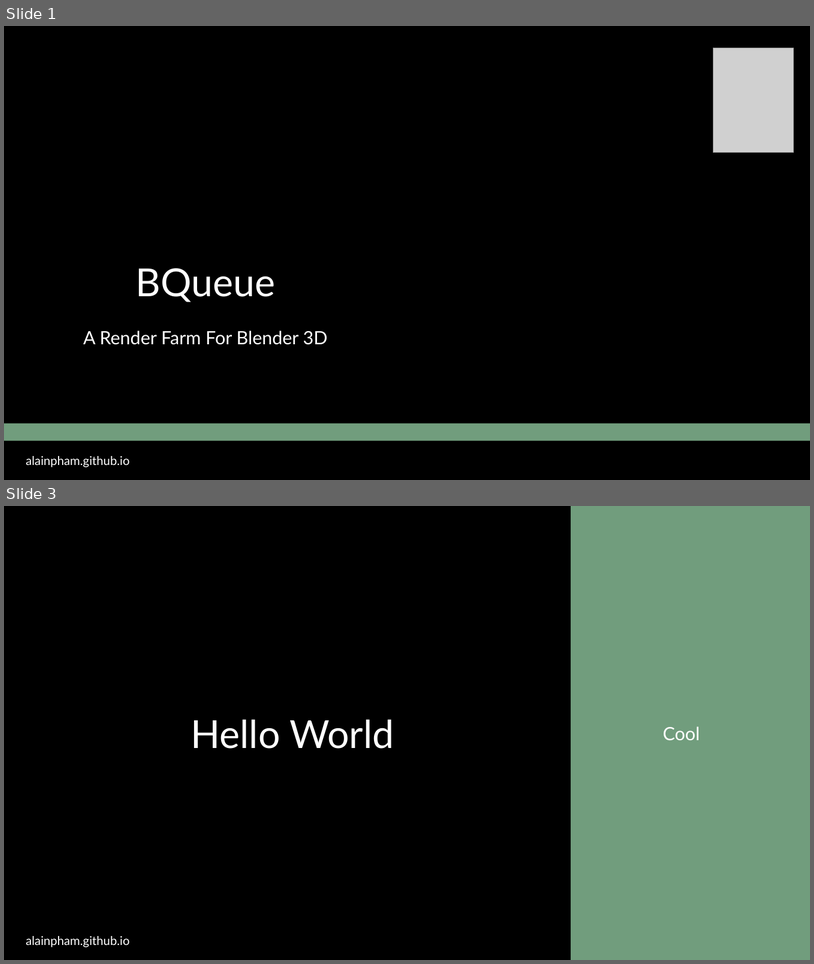
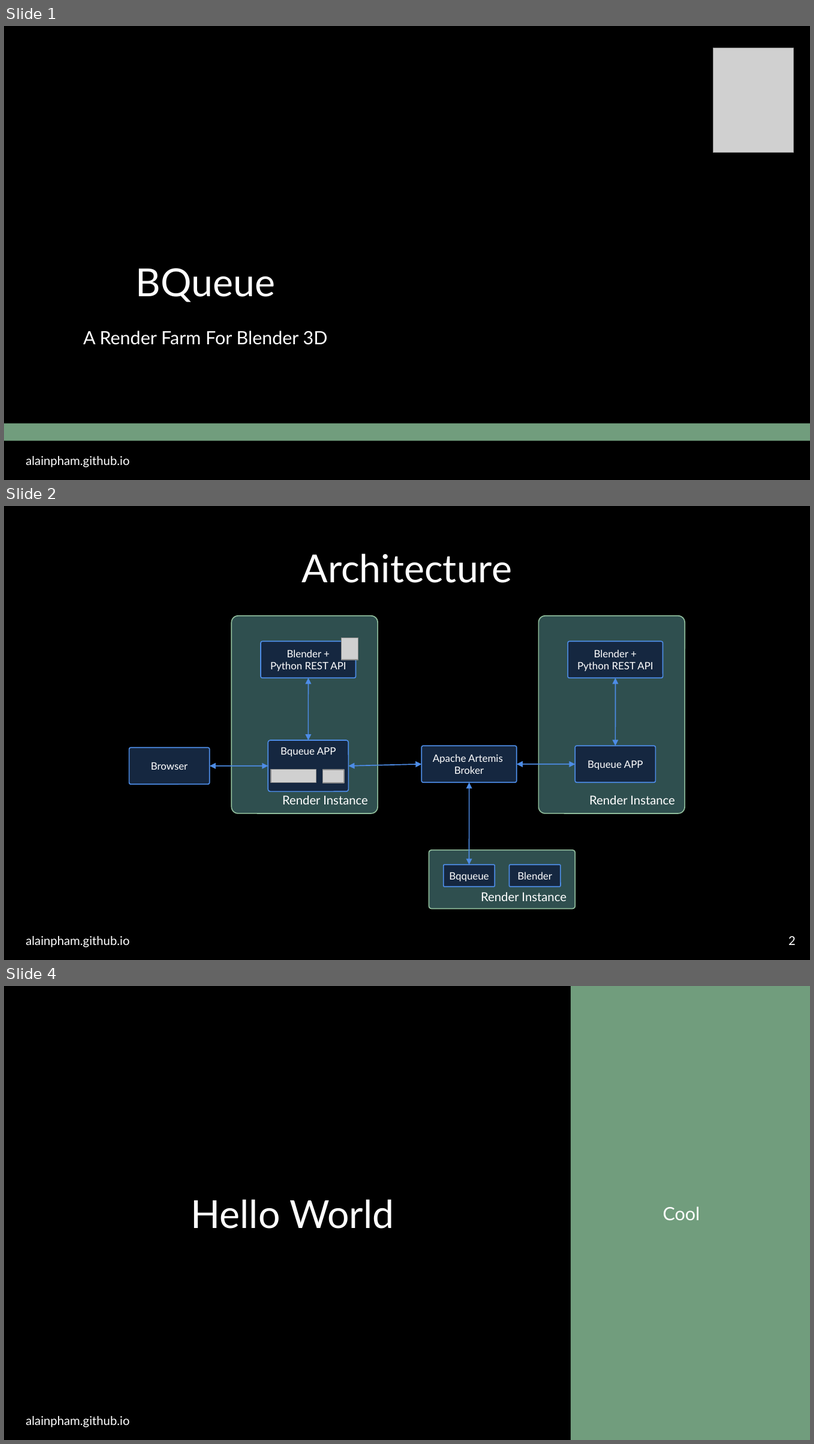
Before and after one commit to kant/blender-queue, a slide deck: assets/slides.odp. Shown one above the other, each under a label of ours: slides 1 and 3 before the commit, slides 1, 2 and 4 after it; the slides between them are not shown. The pictures are 814x964 and 814x1444 pixels, drawn with LibreOffice and Linux fonts; fonts in the diff are those of the drawing; grey boxes stand for pictures. Boxes give left, top, right and bottom in pixels: in the first picture for what was removed or moved away, otherwise in the second. Text is boxed around its words. In the diff, an @@ line names an element or a change of style, - is before the commit and + after.

```diff
--- a/assets/slides.odp
+++ b/assets/slides.odp
@@ slide 2 added at (x1=4, y1=506, x2=810, y2=960), background #000000; not listed: 1 template element that a slide beside it also shows @@
@@ title added at (x1=302, y1=553, x2=512, y2=583), 38 pt, text #FFFFFF @@
+Architecture
@@ group added at (x1=129, y1=616, x2=685, y2=909): 9 rounded rectangles, 6 double arrows, 3 pictures, 2 freeform shapes @@
+Render Instance
+Bqueue APP
+Apache Artemis
+Broker
+Blender +
+Python REST API
+Render Instance
+Bqueue APP
+Blender +
+Python REST API
+Browser
+Render Instance
+Bqqueue
+Blender
@@ page number added at (x1=789, y1=936, x2=796, y2=945), 12 pt, text #FFFFFF @@
+2
@@ what was slide 3 is now slide 4 @@
```
Also in this commit, not shown: 1 other slide added, 1 slide removed, 2 other files.
